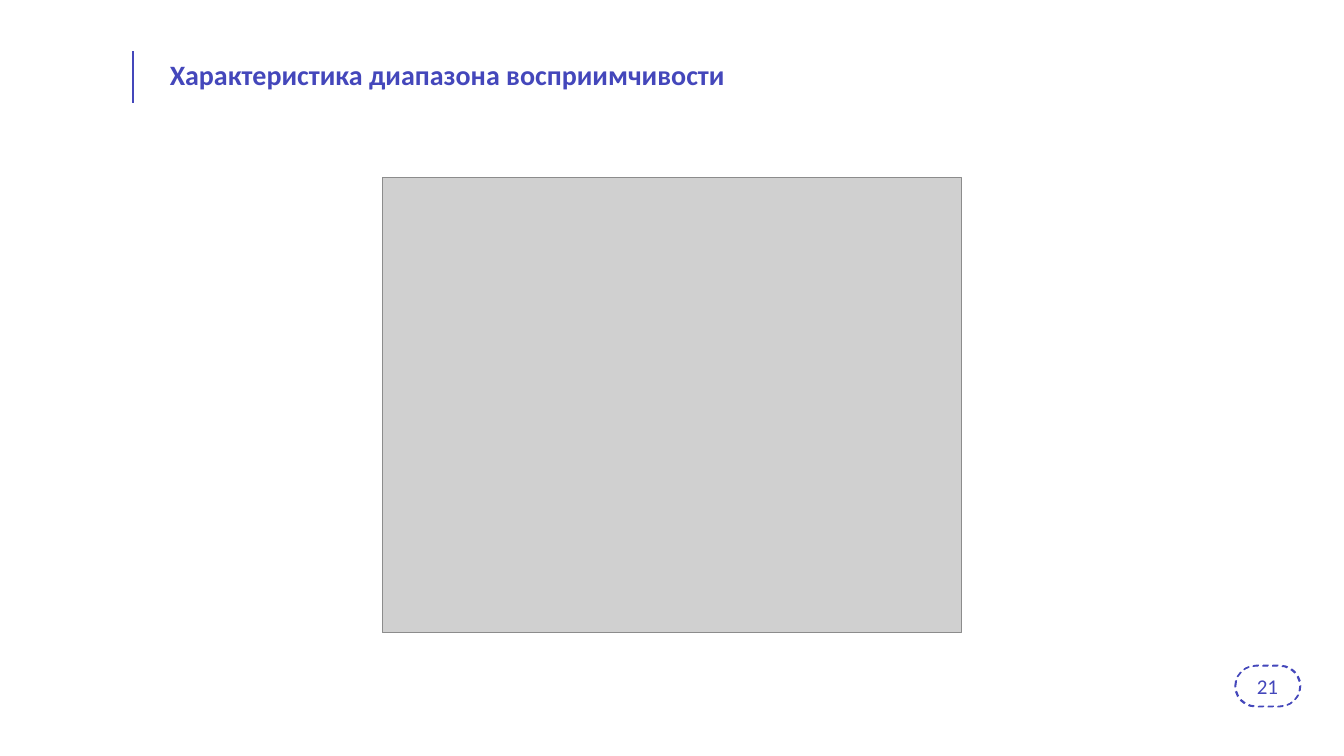
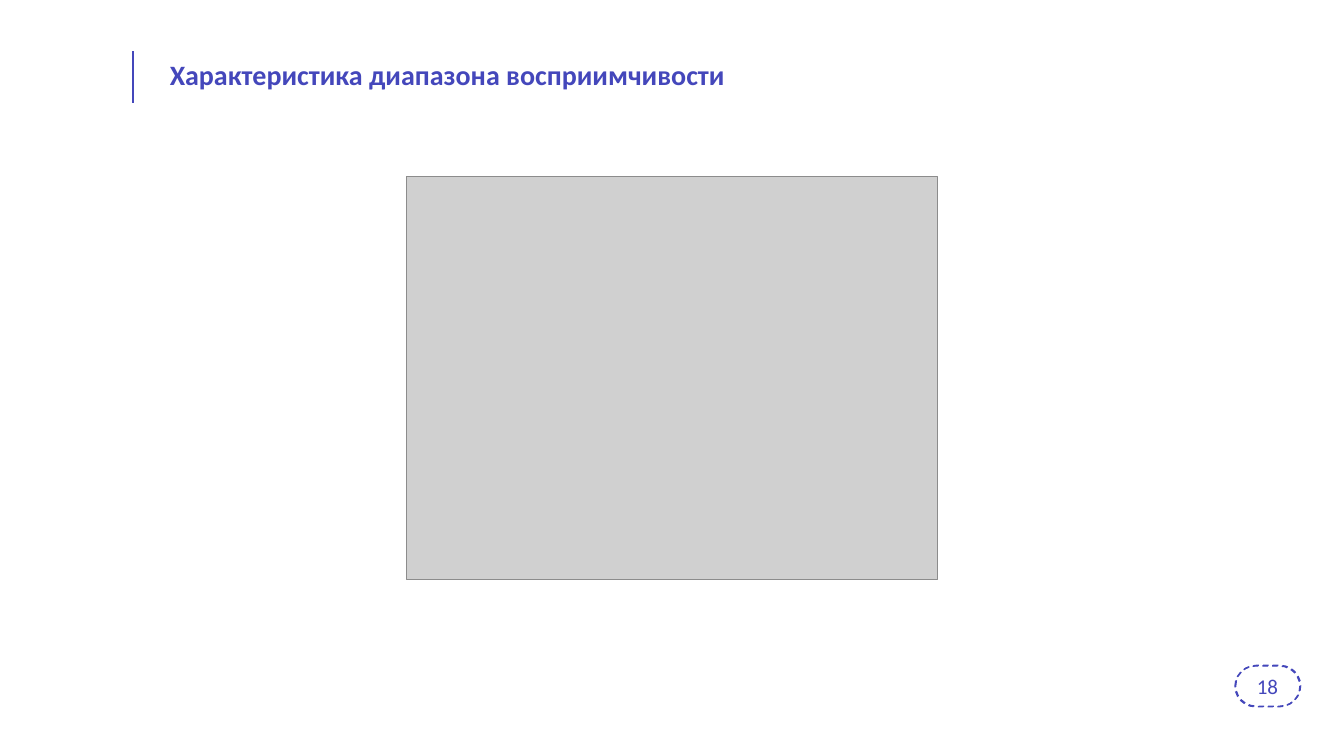
Before and after one commit to PytAZU/Diss, a slide deck: slide 18 of Шаблон_презентации_для_защит_ПИШ.pptx (slide 19 before the commit). Drawn at 1344x756 pixels with LibreOffice and Linux fonts; fonts in the diff are those of the drawing; grey boxes stand for pictures; background and template pictures are left out. Boxes give left, top, right and bottom in pixels: in the first picture for what was removed or moved away, otherwise in the second. Text is boxed around its words. In the diff, an @@ line names an element or a change of style, - is before the commit and + after.

```diff
--- a/Шаблон_презентации_для_защит_ПИШ.pptx
+++ b/Шаблон_презентации_для_защит_ПИШ.pptx
@@ picture: place and size @@
-picture at bbox=[382, 177, 962, 633]
+picture at bbox=[406, 176, 938, 580]
@@ text at bbox=[1257, 679, 1278, 694]: text changed @@
-21
+18
```
Also in this commit, not shown: 17 other slides changed, 4 slides removed, 1 other file.
